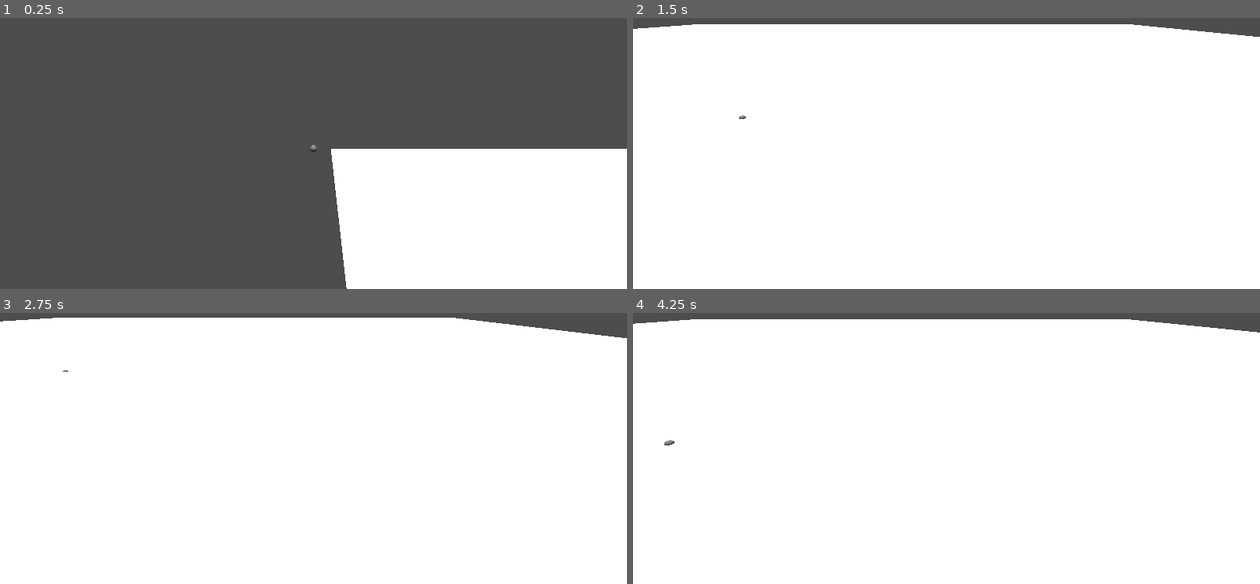
Above: before the commit, frames 1-4 (two rows, left to right).
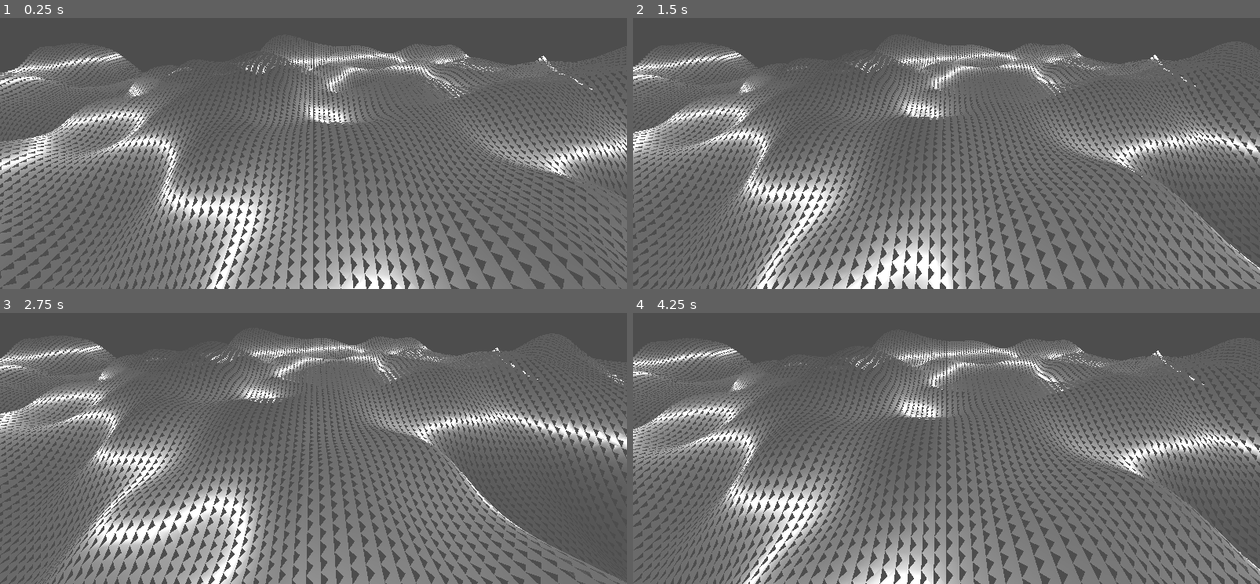
Above: after the commit, the same moments.

Repository: tommyrobot666/pod-studios-mobile-game
Game: Godot game, scene res://level.tscn
Same seed, same stepped clock (60 frames per second), same inputs: the game is played once before the commit and once after it. The project has no main scene, so this scene is started directly.
Inputs:
- Up to frame 1 (0.25 s): no input
- Up to frame 2 (1.5 s): tap Enter at 0.5 s; hold Right (ui_right) 0.53-1.28 s; hold Down (ui_down) from 1.28 s (still down)
- Up to frame 3 (2.75 s): release Down (ui_down) at 2.03 s; hold Right (ui_right) from 2.03 s (still down)
- Up to frame 4 (4.25 s): release Right (ui_right) at 2.78 s; hold Up (ui_up) 2.78-3.53 s; hold Left (ui_left) from 3.53 s (still down)

The runs differ from the first frame. In frame 1, 65% of the frame differs, in the area x 0-100%, y 9-100%; in frame 2, 94%; in frame 3, 94%; in frame 4, 94%, in the area x 0-100%, y 2-100%.

Commit message:
fixed create_mesh

Diff:
--- a/level.tscn
+++ b/level.tscn
@@ -16,7 +16,7 @@
 script = ExtResource("1_vonw3")
 
 [node name="Camera3D" type="Camera3D" parent="."]
-transform = Transform3D(1, 0, 0, 0, 0.906308, 0.422618, 0, -0.422618, 0.906308, 0, 18.68, 27.9)
+transform = Transform3D(1, 0, 0, 0, 0.906308, 0.422618, 0, -0.422618, 0.906308, 0, 100, 0)
 script = ExtResource("2_vonw3")
 
 [node name="WorldEnvironment" type="WorldEnvironment" parent="."]
@@ -27,3 +27,6 @@
 
 [node name="DirectionalLight3D" type="DirectionalLight3D" parent="."]
 transform = Transform3D(1, 0, 0, 0, -4.37114e-08, 1, 0, -1, -4.37114e-08, 0, 0, 0)
+
+[node name="DirectionalLight3D2" type="DirectionalLight3D" parent="."]
+transform = Transform3D(1, 0, 0, 0, -4.37114e-08, -1, 0, 1, -4.37114e-08, 0, 0, 0)
--- a/world-generator/core/apply_heights_and_colors.gdshader
+++ b/world-generator/core/apply_heights_and_colors.gdshader
@@ -1,10 +1,26 @@
 shader_type spatial;
-render_mode unshaded;
+//render_mode unshaded;
 
 uniform sampler2D vertex_colors;
 uniform sampler2D vertex_heights;
+uniform int mesh_detail;
+
+vec3 calculate_normal(float vertex_height, float pos_x_height, float pos_z_height) {
+	return normalize(cross(vec3(1.0,pos_x_height,0.0),vec3(0.0,pos_z_height,1.0)));
+}
 
 void vertex() {
-	COLOR = texelFetch(vertex_colors,ivec2(VERTEX_ID,0),0);
-	VERTEX.y += texelFetch(vertex_heights,ivec2(VERTEX_ID,0),0).r;
+	int row = VERTEX_ID / mesh_detail;
+    int col = VERTEX_ID % mesh_detail;
+	ivec2 pos = ivec2(col, row);
+
+	COLOR.rgb = texelFetch(vertex_colors,pos,0).rgb;
+	VERTEX.y += texelFetch(vertex_heights,pos,0).r;
+	if (row < mesh_detail) {
+		NORMAL = calculate_normal(
+			texelFetch(vertex_heights,pos,0).r,
+			texelFetch(vertex_heights,pos+1,0).r,
+			texelFetch(vertex_heights,pos+mesh_detail,0).r
+		);
+	}
 }
--- a/world-generator/core/world_generation.gd
+++ b/world-generator/core/world_generation.gd
@@ -15,7 +15,7 @@
 var mesh_size_chunks:Vector2i
 var position_as_chunk:Vector2i:
 	get():
-		return Vector2i(floori(position.x),floori(position.z))
+		return Vector2i(floori(position.x/CHUNK_SIZE),floori(position.z/CHUNK_SIZE))
 var mesh_detail:int
 
 func _ready() -> void:
@@ -64,19 +64,18 @@
 		for column in range(detail):
 			verts.append(Vector3(segment_len*row,0,segment_len*column))
 			colors.append(Color.WHITE)
-			#normals.append(Vector3.UP)
-			normals.append((verts[verts.size()-1] as Vector3).normalized())
+			normals.append(Vector3.UP)
 			uvs.append(Vector2(row as float/detail,column as float/detail))
 
-			if row < detail-2:
+			if row < detail-1 and column < detail-1:
 				var first_point = row*detail + column
 				indices.append(first_point)
+				indices.append(first_point+detail)
+				indices.append(first_point+detail+1)
+
+				indices.append(first_point+detail)
+				indices.append(first_point+detail+1)
 				indices.append(first_point+1)
-				indices.append(first_point+detail)
-
-				indices.append(first_point+1)
-				indices.append(first_point+detail+1)
-				indices.append(first_point+detail)
 
 	surface_array[Mesh.ARRAY_VERTEX] = verts
 	surface_array[Mesh.ARRAY_TEX_UV] = uvs
@@ -90,9 +89,9 @@
 
 func move_to_camera():
 	var cam:Camera3D = get_tree().root.get_camera_3d()
-	global_position = (cam.global_position/CHUNK_SIZE).floor() - Vector3(mesh_size_chunks.x,0,mesh_size_chunks.y)*CHUNK_SIZE/2
+	global_position = ((cam.global_position/CHUNK_SIZE).floor() * CHUNK_SIZE) - (Vector3(mesh_size_chunks.x,0,mesh_size_chunks.y)*CHUNK_SIZE/2)
 	global_position.y = 0
-	update_mesh()
+	#update_mesh()
 
 func update_mesh():
 	var heights = get_mesh_heights_at(Rect2i(position_as_chunk,mesh_size_chunks),mesh_detail)
@@ -101,8 +100,9 @@
 	var colors_image = Image.create_from_data(mesh_detail,mesh_detail,false,Image.Format.FORMAT_RGBAF,\
 	get_mesh_colors_at(heights,Rect2i(position_as_chunk,mesh_size_chunks),mesh_detail).to_byte_array())
 
-	material_override.set("shader_parameter/vertex_colors",colors_image)
-	material_override.set("shader_parameter/vertex_heights",heights_image)
+	material_override.set("shader_parameter/vertex_colors",ImageTexture.create_from_image(colors_image))
+	material_override.set("shader_parameter/vertex_heights",ImageTexture.create_from_image(heights_image))
+	material_override.set("shader_parameter/mesh_detail",mesh_detail)
 
 static func create_noise(noise_type:FastNoiseLite.NoiseType,fractal_type:FastNoiseLite.FractalType,zoom,noise_on_noise,noise_on_noise_loss,celluler_return_type:FastNoiseLite.CellularReturnType=0) -> FastNoiseLite:
 	var noise = FastNoiseLite.new()
--- a/world-generator/test_world_generation.gd
+++ b/world-generator/test_world_generation.gd
@@ -1,13 +1,14 @@
 extends WorldGeneration
 
-@export var max_camera_dist:float = 1000:
+@export var max_camera_dist:float = 100000000:
 	set(x):
 		max_camera_dist = x*x
 var noise = create_noise(FastNoiseLite.NoiseType.TYPE_SIMPLEX_SMOOTH,FastNoiseLite.FractalType.FRACTAL_FBM,0.005,3,0.5)
 
 func _ready() -> void:
 	pre_generate_chunks(-1,-1,1,1)
-	create_mesh(1,200)
+	create_mesh(2,200)
+	move_to_camera()
 	update_mesh()
 
 func _process(delta: float) -> void:
